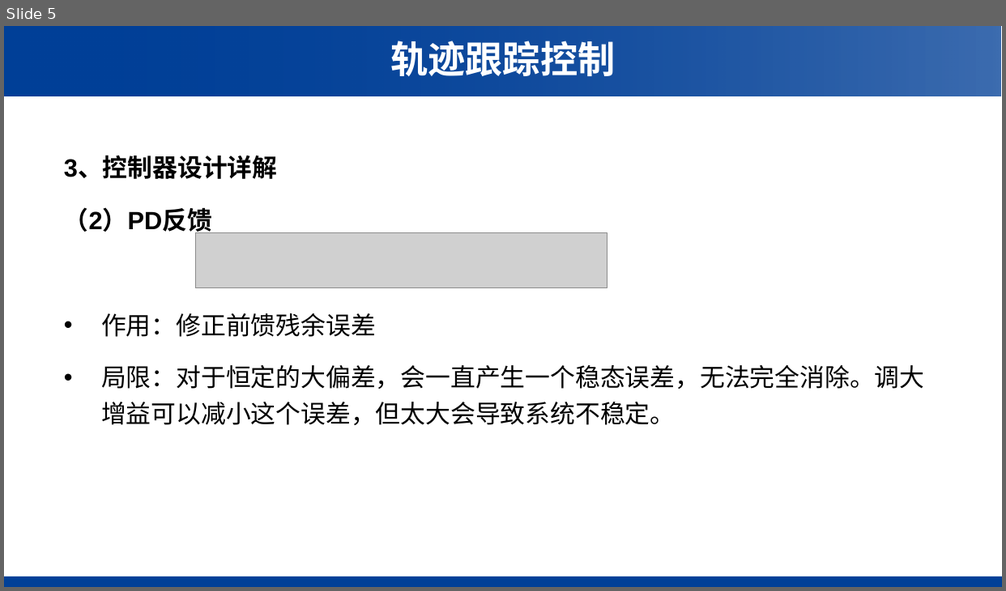
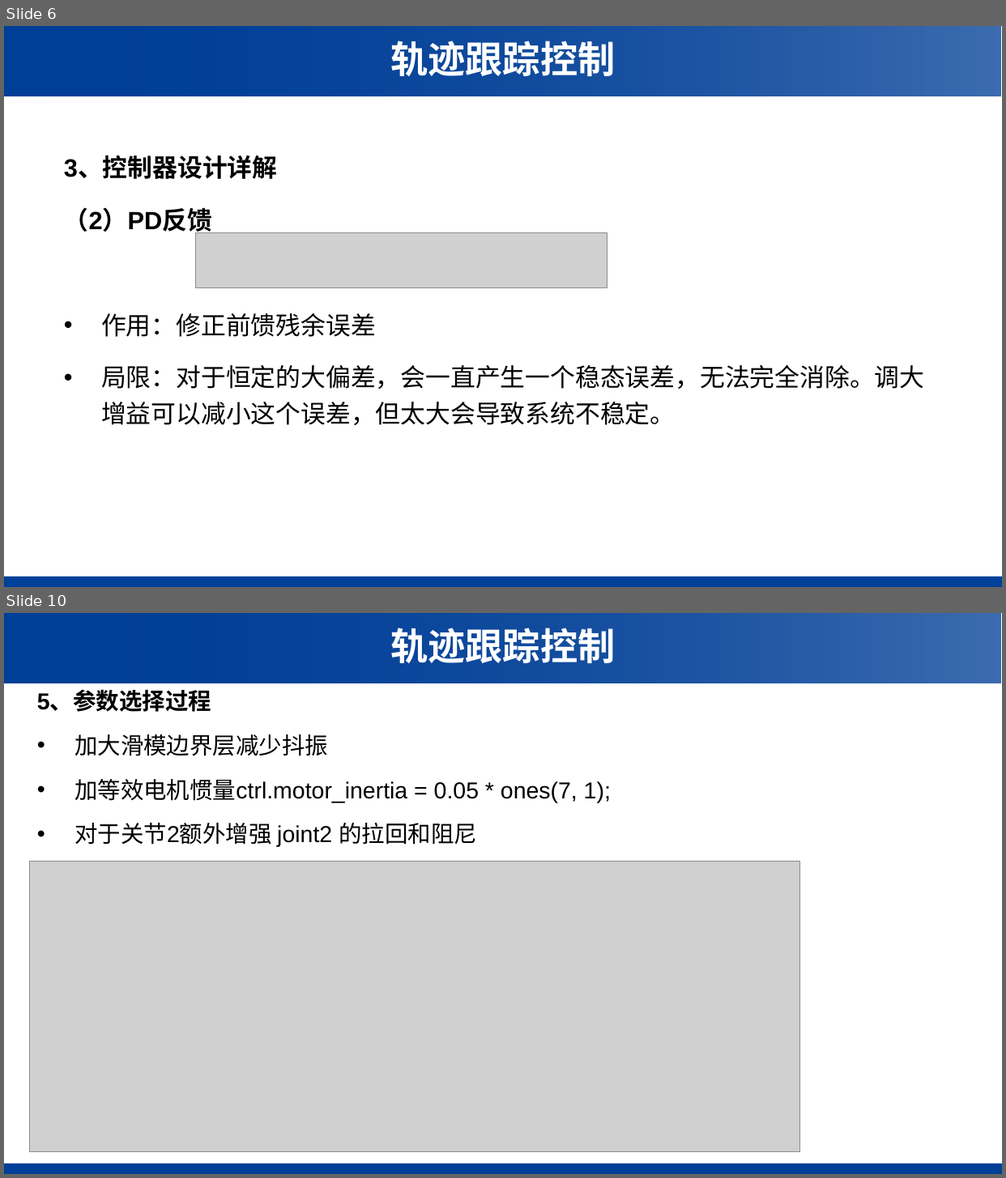
Before and after one commit to kuixuanji/NumericalAnalysis, a slide deck: 参数不准动力学建模.pptx. Shown one above the other, each under a label of ours: slide 5 before the commit, slides 6 and 10 after it; the slides between them are not shown. The pictures are 1006x591 and 1006x1178 pixels, drawn with LibreOffice and Linux fonts; fonts in the diff are those of the drawing; grey boxes stand for pictures; background and template pictures are left out. Boxes give left, top, right and bottom in pixels: in the first picture for what was removed or moved away, otherwise in the second. Text is boxed around its words. In the diff, an @@ line names an element or a change of style, - is before the commit and + after.

Commit message:
参数不准代码与ppt更新

```diff
--- a/参数不准动力学建模.pptx
+++ b/参数不准动力学建模.pptx
@@ slide 10 added at <box>4,613,1002,1174</box>, background #FFFFFF; not listed: 3 template elements that a slide beside it also shows @@
@@ text added at <box>390,628,615,663</box>, 36 pt, text #FFFFFF, bold @@
+轨迹跟踪控制
@@ text added at <box>37,692,611,847</box>, 22.2 pt, text #000000 @@
+5、参数选择过程
+• 加大滑模边界层减少抖振
+• 加等效电机惯量ctrl.motor_inertia = 0.05 * ones(7, 1);
+• 对于关节2额外增强 joint2 的拉回和阻尼
@@ picture added at <box>29,862,800,1152</box> @@
@@ what was slide 5 is now slide 6 @@
```
Also in this commit, not shown: 3 slides changed, 6 other slides added, 2 other files.
